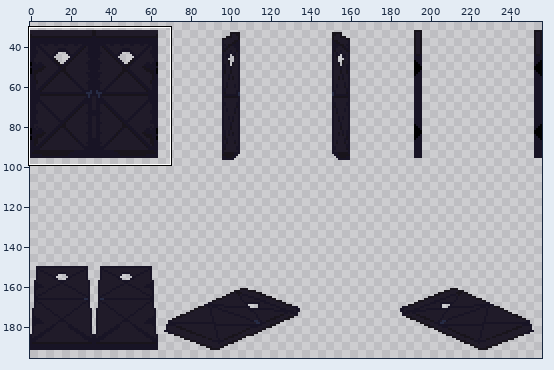
A pixel-art file gets an edit: Debug/res/aseprite/dungeon_doors.aseprite. Above: a wide view before the commit, with the close-up outlined.
Close-up. Old version:
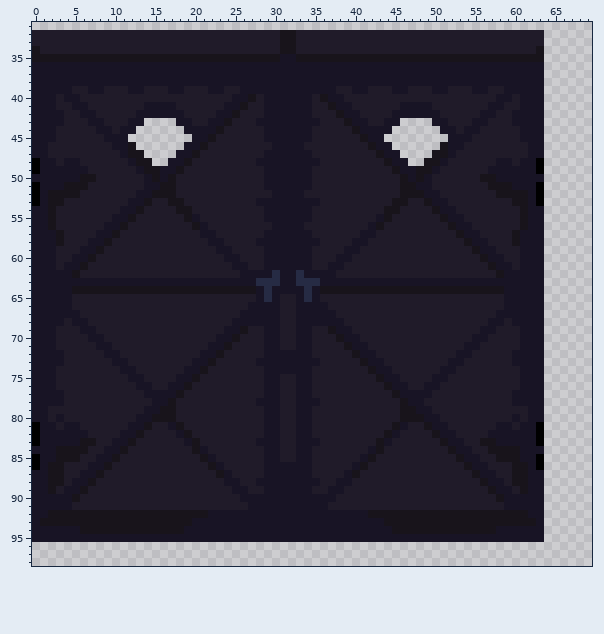
256x256 pixels, 1 frame. Shown: x 0..69, y 31..98. The wide view leaves out empty margins.
And afterwards:
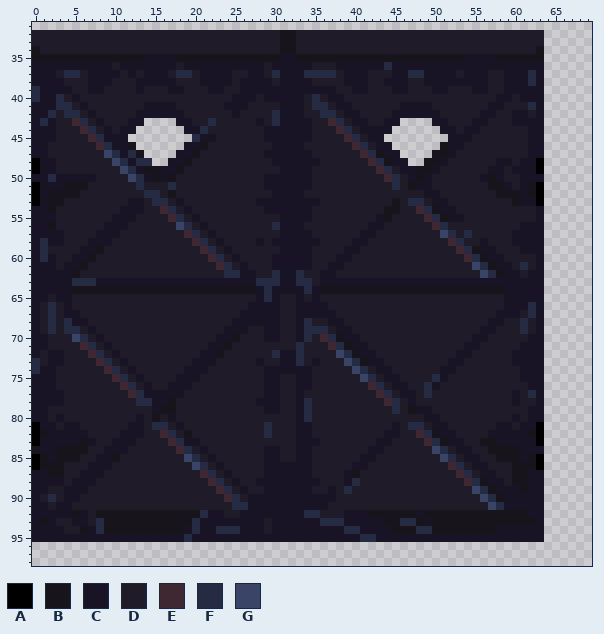
Palette (. is transparent): A #000000  B #18141b  C #181425  D #201b29  E #3f2832  F #262b44  G #3a4466
The exact change:
y 35: x 14..17 BBBB -> CCCC; x 54..57 BBBB -> CCCC
y 36: x 10 C -> D; x 18 C -> D; x 29 C -> D; x 35..37 CCC -> DDD; x 44 C -> F
y 37: x 3..6 CCCC -> DFFD; x 11 C -> D; x 13 C -> D; x 17..20 CCCC -> DFFD; x 25..26 CC -> DD; x 29..30 CC -> DF; x 34..38 CCCCC -> FFFFD; x 42..44 CCC -> DDD; x 47..48 CC -> FF; x 53 C -> D; x 57..58 CC -> DD; x 62 C -> F
y 38: x 4..6 CCC -> DDD; x 10..12 CCC -> DDD; x 18..20 CCC -> DDD; x 25 C -> D; x 30 C -> D; x 35..38 CCCC -> DDDD; x 42..43 CC -> DD; x 47..48 CC -> DD; x 57..58 CC -> DD; x 62 C -> F
y 39: x 0 C -> F; x 12 C -> D
y 40: x 0 C -> F; x 3..4 DC -> FD; x 27 B -> C; x 34..36 CDB -> DFD
y 41: x 3..5 DDC -> FFD; x 26 B -> C; x 29..30 CC -> DD; x 34..37 CDDB -> DFFD; x 61..62 CC -> DF
y 42: x 2..6 CCDDC -> FDFFD; x 23..25 CCB -> DDC; x 29..30 CC -> DF; x 34 C -> D; x 36..38 DDB -> FFD; x 62 C -> D
y 43: x 1 C -> F; x 3 C -> D; x 5..7 DDC -> EFD; x 22..24 CCB -> FDD; x 29..30 CC -> DF; x 35 C -> D; x 37..39 DDB -> EFD
y 44: x 6..8 DDC -> EFD; x 21..23 CCB -> FDD; x 38..40 DDB -> EFD; x 61 C -> D
y 45: x 7..8 DD -> EF; x 20 C -> F; x 22 B -> C; x 39..41 DDB -> EFD; x 61 C -> D
y 46: x 8..9 DD -> EF; x 40..42 DDB -> EFD
y 47: x 9..10 DD -> GF; x 12 B -> F; x 41..42 DD -> EF
y 48: x 4..5 CC -> DD; x 10..11 DD -> GF; x 13..14 BB -> FF; x 28..29 CC -> DD; x 42..43 DD -> EF
y 49: x 3..6 CCCC -> DDDD; x 11..12 DD -> GF; x 29..30 CC -> DD; x 43..45 DDB -> EFD; x 59 C -> D
y 50: x 2 C -> F; x 6..7 BB -> CC; x 12..13 DD -> GF; x 44..46 DDB -> EFD; x 56 B -> C; x 59..60 CC -> DD
y 51: x 13..17 DCCBB -> FDDDF; x 45..46 DB -> FD; x 59..60 BC -> CD; x 62 C -> B
y 52: x 13..16 CCBB -> DFFD; x 46..48 BBB -> DDD; x 61..62 BC -> CB
y 53: x 14..18 BDDBB -> DFFDC; x 46..49 BDDB -> DFFD; x 61 B -> C
y 54: x 13 B -> C; x 16..19 DDBB -> EFDC; x 48..49 DD -> EF; x 61..62 BC -> DD
y 55: x 2 B -> C; x 12 B -> C; x 17..19 DDB -> EFD; x 29..30 CC -> DD; x 49..50 DD -> EF; x 61..62 BC -> DD
y 56: x 11 B -> C; x 18..20 DDB -> GFD; x 30 C -> F; x 43 B -> C; x 50..54 DDBCC -> EFDDD; x 61 B -> C
y 57: x 3 B -> C; x 10 B -> C; x 19..21 DDC -> EFD; x 29..30 CC -> DD; x 51..55 DDBCC -> GFDFD; x 60 B -> C
y 58: x 1 C -> F; x 3 B -> C; x 9 B -> C; x 20..22 DDC -> EFD; x 29 C -> D; x 52..55 DDBC -> EFDD; x 60 B -> C
y 59: x 1..2 CC -> FD; x 21..23 DDC -> EFD; x 29..30 CC -> DD; x 53..54 DD -> EF
y 60: x 1 C -> F; x 22..24 DDC -> EFD; x 29 C -> D; x 54..55 DD -> EF; x 61..62 CC -> DD
y 61: x 23..25 DDC -> EFD; x 29 C -> D; x 55..56 DD -> GF; x 61..62 CC -> FD
y 62: x 24..25 DD -> FF; x 28..29 CC -> DD; x 34..35 CC -> DD; x 56..57 DD -> GF; x 61 C -> D
y 63: x 5..7 CCC -> FFF; x 35 F -> D
y 65: x 2 C -> D; x 34 F -> D
y 66: x 1..3 CCC -> DFD; x 62 C -> F
y 67: x 1..3 CCC -> DFD; x 61..62 CC -> DF
y 68: x 1..4 CCCD -> DFDF; x 34..36 CCC -> FDD; x 60..62 CCC -> DFD
y 69: x 1..2 CC -> DF; x 4..6 DDC -> FFD; x 26 B -> C; x 34..37 CDDB -> FFFD; x 61..62 CC -> FD
y 70: x 2 C -> D; x 5..7 DDC -> GFD; x 34 C -> F; x 36..37 DD -> EF; x 61 C -> D
y 71: x 2 C -> D; x 6..8 DDC -> EFD; x 29..30 CC -> DD; x 33..34 CC -> FD; x 37..38 DD -> EF
y 72: x 1 C -> D; x 7..9 DDC -> EFD; x 29..30 CC -> DF; x 33..34 CC -> FD; x 38..39 DD -> GF
y 73: x 0..1 CC -> FD; x 8..10 DDC -> EFD; x 22 B -> C; x 29..30 CC -> DD; x 33..34 CC -> FD; x 39..40 DD -> GF
y 74: x 0 C -> F; x 9..11 DDC -> EFD; x 21 B -> C; x 40..42 DDB -> GFD
y 75: x 10..12 DDC -> EFD; x 20 B -> C; x 41..43 DDB -> GFD; x 50 C -> F
y 76: x 11..13 DDC -> EFD; x 19 B -> C; x 42..44 DDB -> EFD; x 49 C -> F; x 61 C -> D
y 77: x 12..13 DD -> EF; x 18 B -> C; x 34 C -> D; x 43..45 DDB -> EFD; x 48..49 CC -> DF; x 61..62 CC -> DF
y 78: x 13..14 DD -> FF; x 34..35 CC -> FD; x 44..46 DDB -> EFD; x 48 C -> D; x 61..62 CC -> DD
y 79: x 14 C -> D; x 34 C -> F; x 45..46 DB -> FD
y 80: x 14 C -> D; x 16..17 BB -> DC; x 29..30 CC -> DD; x 34 C -> F; x 46..48 BBB -> DDD
y 81: x 14..18 BDDCB -> DFFDC; x 29..30 CC -> FD; x 45..49 BCDDB -> CDFFD
y 82: x 1 C -> B; x 13 B -> C; x 16..18 DDC -> EFD; x 29..30 CC -> FD; x 44 B -> C; x 48..49 DD -> EF; x 62 C -> B
y 83: x 7 B -> C; x 12 B -> C; x 17..18 DD -> EF; x 20 B -> C; x 28..30 CCC -> DDD; x 43 B -> C; x 49..50 DD -> EF
y 84: x 0 C -> B; x 11 B -> C; x 18..20 DDB -> EFD; x 43 B -> C; x 50..52 DDB -> GFD
y 85: x 1 C -> B; x 19..21 DDB -> GFD; x 42 B -> C; x 51..53 DDB -> GFD; x 62 C -> B
y 86: x 1 C -> B; x 9 B -> C; x 20..22 DDB -> GFD; x 41 B -> C; x 52..54 DDB -> EFD; x 62 C -> B
y 87: x 8 B -> C; x 21..23 DDB -> EFD; x 53..55 DDB -> EFD
y 88: x 2..3 BB -> CC; x 7 B -> C; x 22..24 DDC -> EFD; x 38 C -> D; x 40 D -> F; x 54..55 DD -> EF
y 89: x 2 B -> D; x 6 B -> C; x 23..25 DDC -> EFD; x 38..39 CD -> DF; x 55..56 DD -> GF; x 60 D -> C
y 90: x 1..3 CCC -> DFD; x 5 B -> C; x 24..26 DDC -> EFD; x 56..57 DD -> GF
y 91: x 2 C -> D; x 25..26 DD -> FF; x 57..58 DD -> GF
y 92: x 2..4 BBB -> CCC; x 6..7 BB -> CD; x 21 B -> F; x 24..25 CC -> DD; x 34..38 CCCCC -> FFDDD; x 48 B -> C
y 93: x 2..8 BBBBBBB -> CDDCCDF; x 20 C -> F; x 29 C -> D; x 36..38 CCC -> FFF; x 46..47 BB -> FF; x 49 B -> C
y 94: x 4..5 CC -> DD; x 7..8 BB -> CF; x 20 C -> F; x 23..25 CCC -> FFF; x 29 C -> D; x 39..40 CC -> FF; x 48..49 BB -> FF
y 95: x 19 C -> F; x 41..42 CC -> FF
Boxes around the changes in both close-ups, in picture pixels (x1, y1, x2, y2):
changed: (32, 54, 536, 542)
